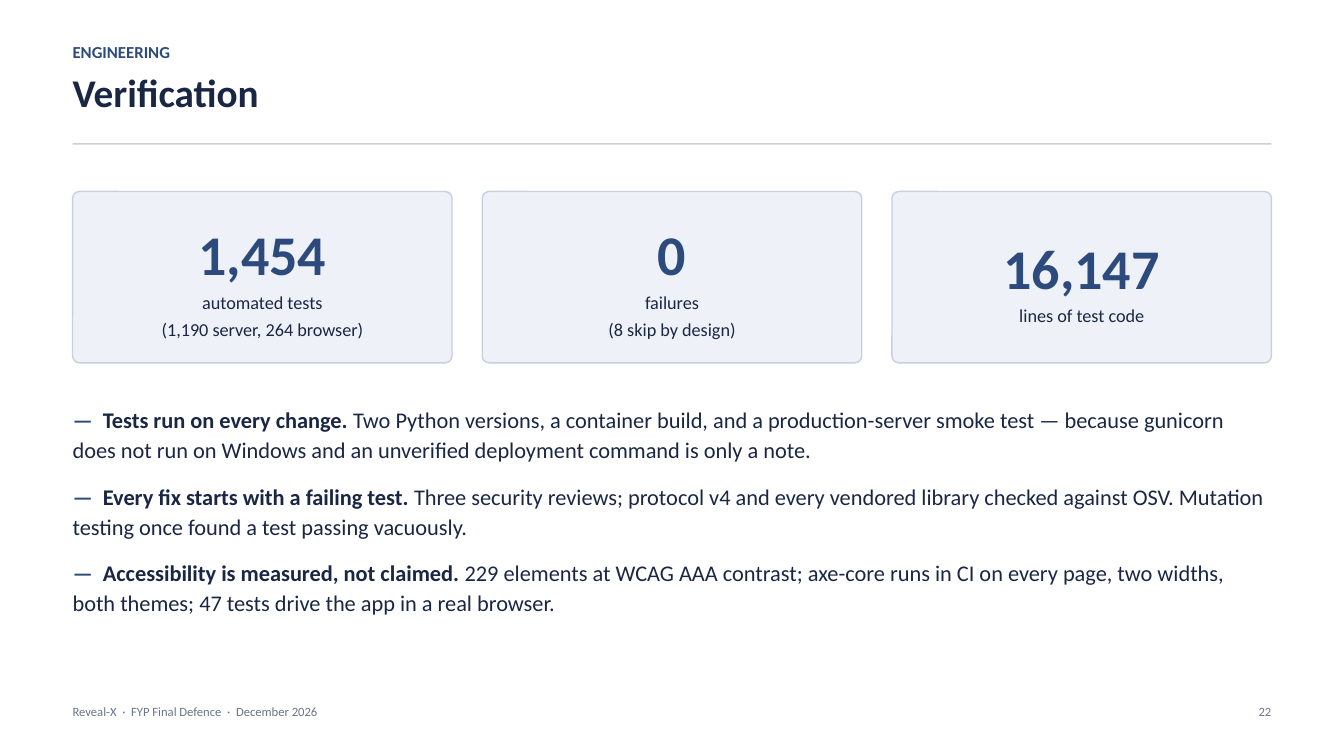
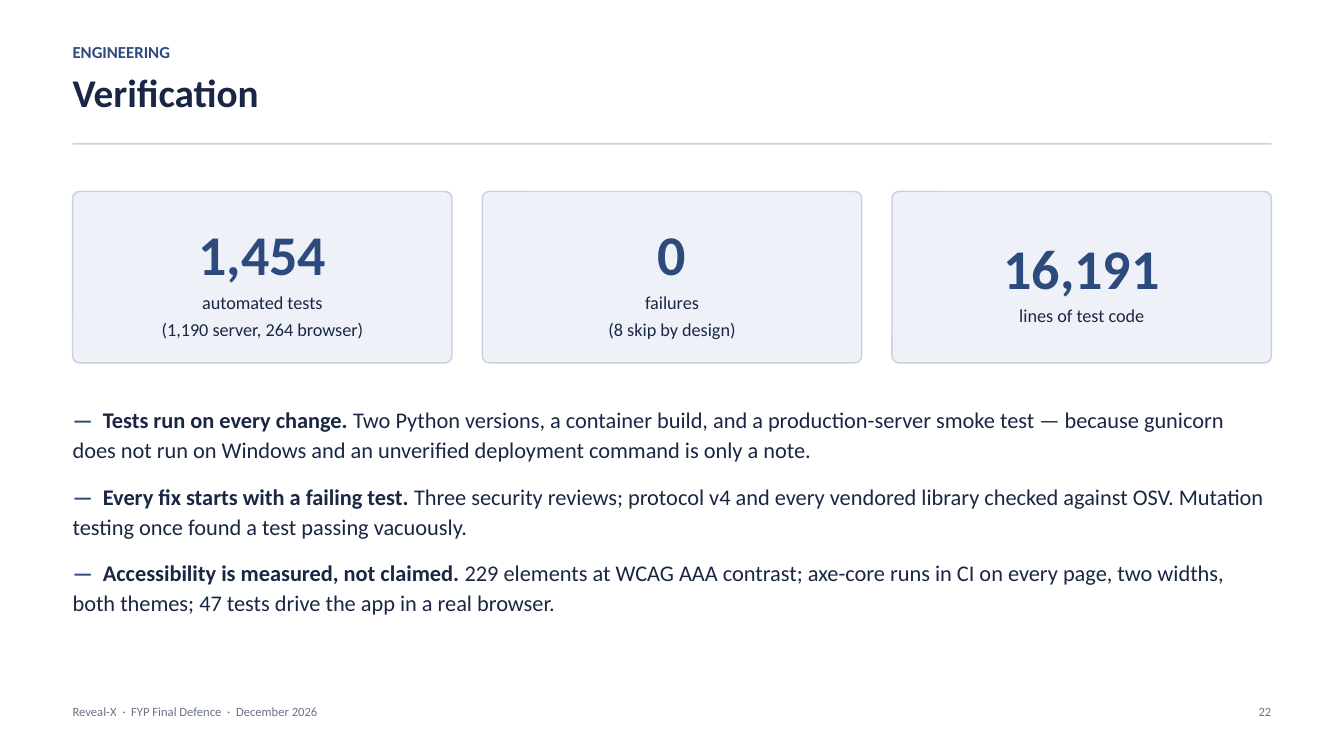
Before and after one commit to 1337PAIN/Reveal-X-chat, a slide deck: slide 22 of Reveal-X_FYP_Presentation.pptx. Drawn at 1344x756 pixels with LibreOffice and Linux fonts; fonts in the diff are those of the drawing. Boxes give left, top, right and bottom in pixels: in the first picture for what was removed or moved away, otherwise in the second. Text is boxed around its words. In the diff, an @@ line names an element or a change of style, - is before the commit and + after.

Commit message:
Bring the FYP report and deck up to the current test code and traceability
Test code is now 16,191 lines (12,728 Python, 3,463 JavaScript; total
measured 34,897), after the SQLite-only test fixes and the sign-in and
settings checks. Traceability counts all 27 functional requirements, not
22. FR-11, FR-15 and test case TC-03 named test_image_sharing.py, which
went with the server-side split; they now name test_models.py and
test_routes.py, which hold those checks.

```diff
--- a/Reveal-X_FYP_Presentation.pptx
+++ b/Reveal-X_FYP_Presentation.pptx
@@ text in rounded rectangle at bbox=[1004, 250, 1160, 297]: text changed @@
-16,147
+16,191
```
Also in this commit, not shown: 3 other files.
